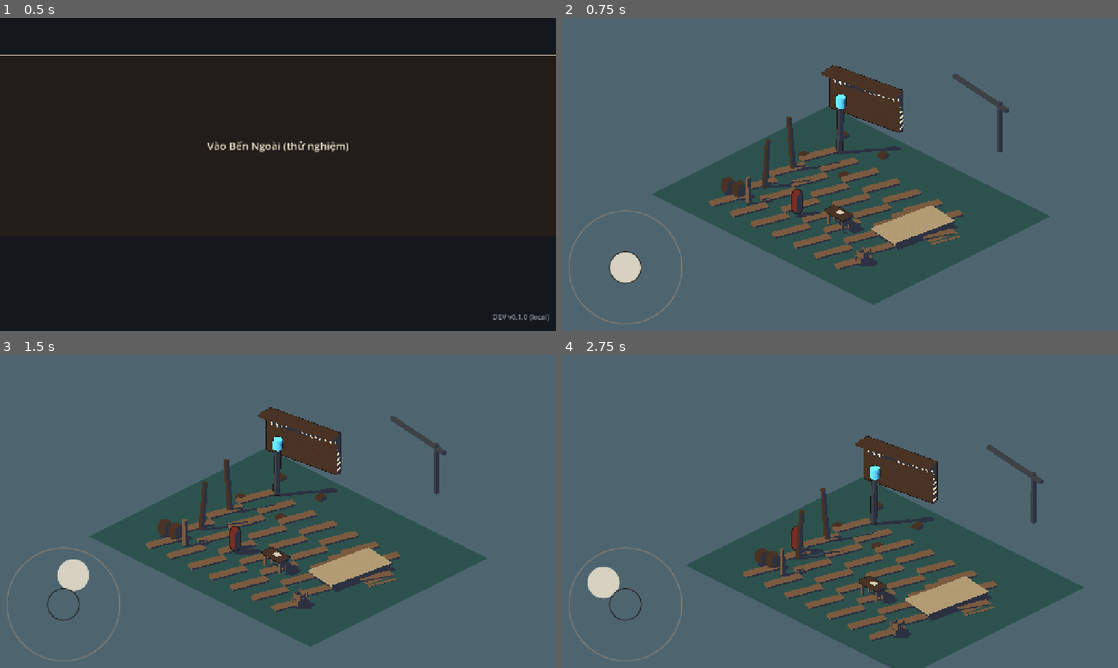
Above: before the commit, frames 1-4 (two rows, left to right).
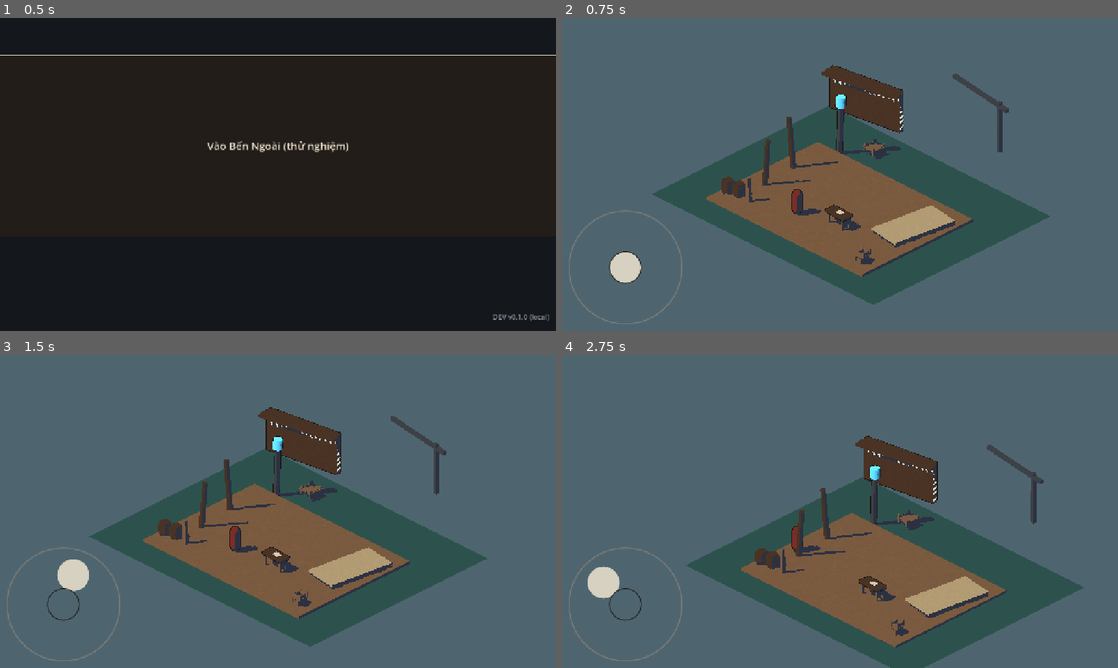
Above: after the commit, the same moments.

Repository: hieuphung41/game-shit
Game: Godot game, scene res://src/boot/boot.tscn
Two runs of this game, one before a commit and one after it. Both use one fixed random seed, a clock stepped at 60 frames per second and the inputs below.
Inputs (mouse positions are in pixels of both pictures, inside the frame that each line leads up to):
- Up to frame 1 (0.5 s): no input
- Up to frame 2 (0.75 s): click "Vào Bến Ngoài (thử nghiệm)" at 0.5 s
- Up to frame 3 (1.5 s): tap Enter at 1.25 s; drag from (61, 605) to (333, 442) at 1.27 s
- Up to frame 4 (2.75 s): drag from (728, 527) to (812, 574) at 2.02 s

Frame 1 is identical in both runs. In frame 2, 5.9% of the frame differs, in the area x 26-74%, y 36-83%; in frame 3, 5.9%; in frame 4, 6.0%, in the area x 32-80%, y 46-94%.

Commit message:
TASK-20261106-77: Đặt model Kenney CC0 (TASK-64) vào khu A thay primitive tương ứng, giữ probe/look-dev xanh
Đã khôi phục mặt sàn PierDeck liền khối, đưa bốn model Kenney thành prop phủ vật liệu thư viện và trả probe về bóng PostTall trên PierDeck.

Studio-Card: TASK-20261106-77
Studio-Agent: technical-artist

Diff:
--- a/game/src/world/zone_a_outer_pier.tscn
+++ b/game/src/world/zone_a_outer_pier.tscn
@@ -70,6 +70,9 @@
 shader_parameter/paper_speckle_density = 7.0
 shader_parameter/hatch_enabled = false
 
+[sub_resource type="BoxMesh" id="DeckMesh"]
+size = Vector3(14, 0.18, 10)
+
 [sub_resource type="BoxMesh" id="DeskTopMesh"]
 size = Vector3(1.7, 0.16, 0.82)
 
@@ -145,102 +148,30 @@
 mesh = SubResource("WaterMesh")
 material_override = ExtResource("8_water")
 
-[node name="PierDeck" type="Node3D" parent="."]
+[node name="PierDeck" type="MeshInstance3D" parent="."]
+mesh = SubResource("DeckMesh")
+material_override = SubResource("WoodBroadPrint")
+
+[node name="ExtractPierA" type="Node3D" parent="."]
+position = Vector3(-4.75, 0, -5.1)
+
+[node name="DockProp" type="Node3D" parent="ExtractPierA"]
 script = ExtResource("12_third_party_material")
 library_material = ExtResource("2_wood")
 
-[node name="Planks00" parent="PierDeck" instance=ExtResource("15_kenney_planks")]
-position = Vector3(-5.67, -0.338, -4.05)
-
-[node name="Planks01" parent="PierDeck" instance=ExtResource("15_kenney_planks")]
-position = Vector3(-3.78, -0.338, -4.05)
-
-[node name="Planks02" parent="PierDeck" instance=ExtResource("15_kenney_planks")]
-position = Vector3(-1.89, -0.338, -4.05)
-
-[node name="Planks03" parent="PierDeck" instance=ExtResource("15_kenney_planks")]
-position = Vector3(0, -0.338, -4.05)
-
-[node name="Planks04" parent="PierDeck" instance=ExtResource("15_kenney_planks")]
-position = Vector3(1.89, -0.338, -4.05)
-
-[node name="Planks05" parent="PierDeck" instance=ExtResource("15_kenney_planks")]
-position = Vector3(3.78, -0.338, -4.05)
-
-[node name="Planks06" parent="PierDeck" instance=ExtResource("15_kenney_planks")]
-position = Vector3(5.67, -0.338, -4.05)
-
-[node name="Planks10" parent="PierDeck" instance=ExtResource("15_kenney_planks")]
-position = Vector3(-5.67, -0.338, -1.35)
-
-[node name="Planks11" parent="PierDeck" instance=ExtResource("15_kenney_planks")]
-position = Vector3(-3.78, -0.338, -1.35)
-
-[node name="Planks12" parent="PierDeck" instance=ExtResource("15_kenney_planks")]
-position = Vector3(-1.89, -0.338, -1.35)
-
-[node name="Planks13" parent="PierDeck" instance=ExtResource("15_kenney_planks")]
-position = Vector3(0, -0.338, -1.35)
-
-[node name="Planks14" parent="PierDeck" instance=ExtResource("15_kenney_planks")]
-position = Vector3(1.89, -0.338, -1.35)
-
-[node name="Planks15" parent="PierDeck" instance=ExtResource("15_kenney_planks")]
-position = Vector3(3.78, -0.338, -1.35)
-
-[node name="Planks16" parent="PierDeck" instance=ExtResource("15_kenney_planks")]
-position = Vector3(5.67, -0.338, -1.35)
-
-[node name="Planks20" parent="PierDeck" instance=ExtResource("15_kenney_planks")]
-position = Vector3(-5.67, -0.338, 1.35)
-
-[node name="Planks21" parent="PierDeck" instance=ExtResource("15_kenney_planks")]
-position = Vector3(-3.78, -0.338, 1.35)
-
-[node name="Planks22" parent="PierDeck" instance=ExtResource("15_kenney_planks")]
-position = Vector3(-1.89, -0.338, 1.35)
-
-[node name="Planks23" parent="PierDeck" instance=ExtResource("15_kenney_planks")]
-position = Vector3(0, -0.338, 1.35)
-
-[node name="Planks24" parent="PierDeck" instance=ExtResource("15_kenney_planks")]
-position = Vector3(1.89, -0.338, 1.35)
-
-[node name="Planks25" parent="PierDeck" instance=ExtResource("15_kenney_planks")]
-position = Vector3(3.78, -0.338, 1.35)
-
-[node name="Planks26" parent="PierDeck" instance=ExtResource("15_kenney_planks")]
-position = Vector3(5.67, -0.338, 1.35)
-
-[node name="Planks30" parent="PierDeck" instance=ExtResource("15_kenney_planks")]
-position = Vector3(-5.67, -0.338, 4.05)
-
-[node name="Planks31" parent="PierDeck" instance=ExtResource("15_kenney_planks")]
-position = Vector3(-3.78, -0.338, 4.05)
-
-[node name="Planks32" parent="PierDeck" instance=ExtResource("15_kenney_planks")]
-position = Vector3(-1.89, -0.338, 4.05)
-
-[node name="Planks33" parent="PierDeck" instance=ExtResource("15_kenney_planks")]
-position = Vector3(0, -0.338, 4.05)
-
-[node name="Planks34" parent="PierDeck" instance=ExtResource("15_kenney_planks")]
-position = Vector3(1.89, -0.338, 4.05)
-
-[node name="Planks35" parent="PierDeck" instance=ExtResource("15_kenney_planks")]
-position = Vector3(3.78, -0.338, 4.05)
-
-[node name="Planks36" parent="PierDeck" instance=ExtResource("15_kenney_planks")]
-position = Vector3(5.67, -0.338, 4.05)
-
-[node name="ExtractPierA" type="Node3D" parent="."]
-position = Vector3(-4.75, 0, -5.1)
+[node name="DockPlatform" parent="ExtractPierA/DockProp" instance=ExtResource("16_kenney_dock")]
+position = Vector3(1.18, 0.09, -1.56)
+rotation_degrees = Vector3(0, -5, 0)
+scale = Vector3(0.42, 0.42, 0.42)
+
+[node name="KenneyDeckProps" type="Node3D" parent="."]
 script = ExtResource("12_third_party_material")
-library_material = ExtResource("3_wood_dark")
-
-[node name="DockPlatform" parent="ExtractPierA" instance=ExtResource("16_kenney_dock")]
-position = Vector3(0, -2.272, 0)
-scale = Vector3(1.8, 1.8, 1.8)
+library_material = ExtResource("2_wood")
+
+[node name="PlankBundle" parent="KenneyDeckProps" instance=ExtResource("15_kenney_planks")]
+position = Vector3(-2.85, -0.24, 3.65)
+rotation_degrees = Vector3(0, -5, 0)
+scale = Vector3(0.48, 0.48, 0.48)
 
 [node name="DispatchDesk" type="Node3D" parent="."]
 position = Vector3(1.45, 0, 1.55)
@@ -336,22 +267,6 @@
 rotation_degrees = Vector3(0, -8, 0)
 metadata/greybox_role = "route_to_zone_b_placeholder"
 
-[node name="WalkableDeck" type="Node3D" parent="RouteToB"]
-script = ExtResource("12_third_party_material")
-library_material = ExtResource("2_wood")
-
-[node name="PlanksWest" parent="RouteToB/WalkableDeck" instance=ExtResource("15_kenney_planks")]
-position = Vector3(-1.61, -0.274, 0)
-scale = Vector3(0.85, 0.85, 0.85)
-
-[node name="PlanksCentre" parent="RouteToB/WalkableDeck" instance=ExtResource("15_kenney_planks")]
-position = Vector3(0, -0.274, 0)
-scale = Vector3(0.85, 0.85, 0.85)
-
-[node name="PlanksEast" parent="RouteToB/WalkableDeck" instance=ExtResource("15_kenney_planks")]
-position = Vector3(1.61, -0.274, 0)
-scale = Vector3(0.85, 0.85, 0.85)
-
 [node name="RopeGuide" type="MeshInstance3D" parent="RouteToB"]
 position = Vector3(0, 0.34, 1.0)
 rotation_degrees = Vector3(0, 90, 0)
@@ -411,14 +326,14 @@
 metadata/tolerance = 5.0
 
 [node name="ProbeZoneADeckLight" type="Marker3D" parent="." groups=["zone_a_lookdev_probe"]]
-position = Vector3(-4.0, 0.095, 2.0)
+position = Vector3(3.3, 0.095, 2.8)
 metadata/role = "lit_face"
-metadata/surface_path = "PierDeck/Planks21/platform-planks"
+metadata/surface_path = "PierDeck"
 metadata/expected_hex = "#7B5B40"
 metadata/tolerance = 10.0
 
 [node name="ProbeZoneADeckShadow" type="Marker3D" parent="." groups=["zone_a_lookdev_probe"]]
-position = Vector3(-2.86, -0.22986, -6.78)
+position = Vector3(-4.58, 0.095, -3.6)
 metadata/role = "shadow"
-metadata/surface_path = "ExtractPierA/DockPlatform/structure-platform-dock"
+metadata/surface_path = "PierDeck"
 metadata/tolerance = 12.0
--- a/game/tests/unit/test_world_zone_a_outer_pier.gd
+++ b/game/tests/unit/test_world_zone_a_outer_pier.gd
@@ -73,7 +73,8 @@
 		t.eq(background_probe.get_meta("expected_hex"), "#4E6570", "Zone A background probe locks sea_bluegrey")
 	var shadow_probe := world.get_node_or_null("ProbeZoneADeckShadow") as Marker3D
 	if shadow_probe != null:
-		t.eq(shadow_probe.get_meta("surface_path"), "ExtractPierA/DockPlatform/structure-platform-dock", "Zone A shadow probe samples the visible Kenney extract floor")
+		t.eq(shadow_probe.position, Vector3(-4.58, 0.095, -3.6), "Zone A shadow probe remains on the PostTall shadow position")
+		t.eq(shadow_probe.get_meta("surface_path"), "PierDeck", "Zone A shadow probe samples the continuous PierDeck")
 	var capture_script := load("res://src/lookdev/zone_a_lookdev_capture.gd") as Script
 	if capture_script != null:
 		t.ok("zone_a_game.png" in capture_script.source_code, "Zone A capture writes the full gameplay frame")
@@ -93,13 +94,13 @@
 	await t.tree.process_frame
 	var desk := world.get_node_or_null("DispatchDesk/DeskTop") as MeshInstance3D
 	var desk_material := desk.material_override as ShaderMaterial if desk != null else null
-	var deck := world.get_node_or_null("PierDeck/Planks21/platform-planks") as MeshInstance3D
+	var deck := world.get_node_or_null("PierDeck") as MeshInstance3D
 	var deck_material := deck.material_override as ShaderMaterial if deck != null else null
 	t.ok(deck_material != null, "The broad pier deck uses a printed world material")
 	if deck_material != null:
 		t.eq(deck_material.get_shader_parameter("paper_grain_enabled"), true, "Pier deck keeps world-space paper grain")
-		t.eq(deck_material.get_shader_parameter("paper_grain_strength"), 0.04, "Pier deck inherits the library's four percent paper grain")
-		t.eq(deck_material.get_shader_parameter("paper_fiber_scale"), 14.0, "Pier deck uses the library's world-space fibre scale")
+		t.eq(deck_material.get_shader_parameter("paper_grain_strength"), 0.05, "Pier deck visibly modulates its broad lit face by five percent")
+		t.eq(deck_material.get_shader_parameter("paper_fiber_scale"), 8.0, "Pier deck uses broad fibres readable at game scale")
 	t.ok(desk_material != null, "Dispatch desk uses the matte toon material")
 	if desk_material != null:
 		t.eq(desk_material.get_shader_parameter("paper_grain_enabled"), true, "Dispatch desk keeps world-space paper grain")
@@ -166,10 +167,10 @@
 	t.tree.root.add_child(world)
 	await t.tree.process_frame
 	var replacements: Dictionary = {
-		"PierDeck": "platform-planks",
 		"ExtractPierA": "structure-platform-dock",
 		"CrateStack": "crate",
 		"MooringBarrels": "barrel",
+		"KenneyDeckProps": "platform-planks",
 	}
 	for root_path: String in replacements:
 		var replacement_root := world.get_node_or_null(root_path) as Node3D
@@ -181,8 +182,9 @@
 		for node: Node in imported_meshes:
 			var mesh := node as MeshInstance3D
 			t.ok(mesh.material_override is ShaderMaterial, "%s overrides imported material with a matte library shader" % mesh.get_path())
-	t.ok(world.get_node_or_null("PierDeck") is not MeshInstance3D, "PierDeck BoxMesh greybox is replaced by Kenney plank modules")
-	t.ok(world.get_node_or_null("ExtractPierA") is not MeshInstance3D, "ExtractPierA BoxMesh greybox is replaced by the Kenney dock")
+	var pier_deck := world.get_node_or_null("PierDeck") as MeshInstance3D
+	t.ok(pier_deck != null and pier_deck.mesh is BoxMesh, "PierDeck keeps its continuous 14 by 10 metre walking surface")
+	t.ok(world.get_node_or_null("ExtractPierA/DockProp") is Node3D, "ExtractPierA keeps its transform while only its visual child changes")
 	t.eq(world.find_children("*", "CollisionObject3D", true, false).size(), 0, "Kenney visual replacements preserve Zone A's collision-free greybox state")
 	world.queue_free()
 	await t.tree.process_frame
